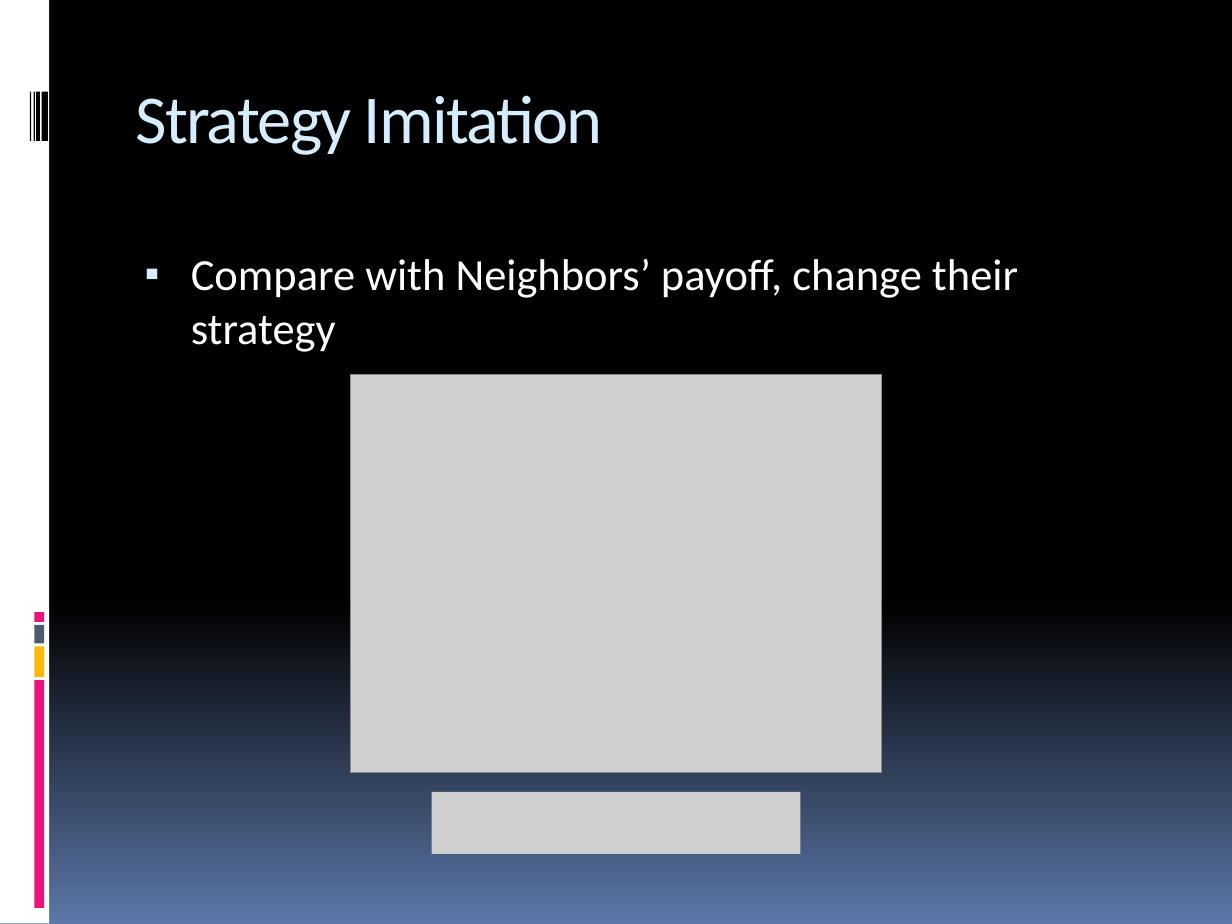
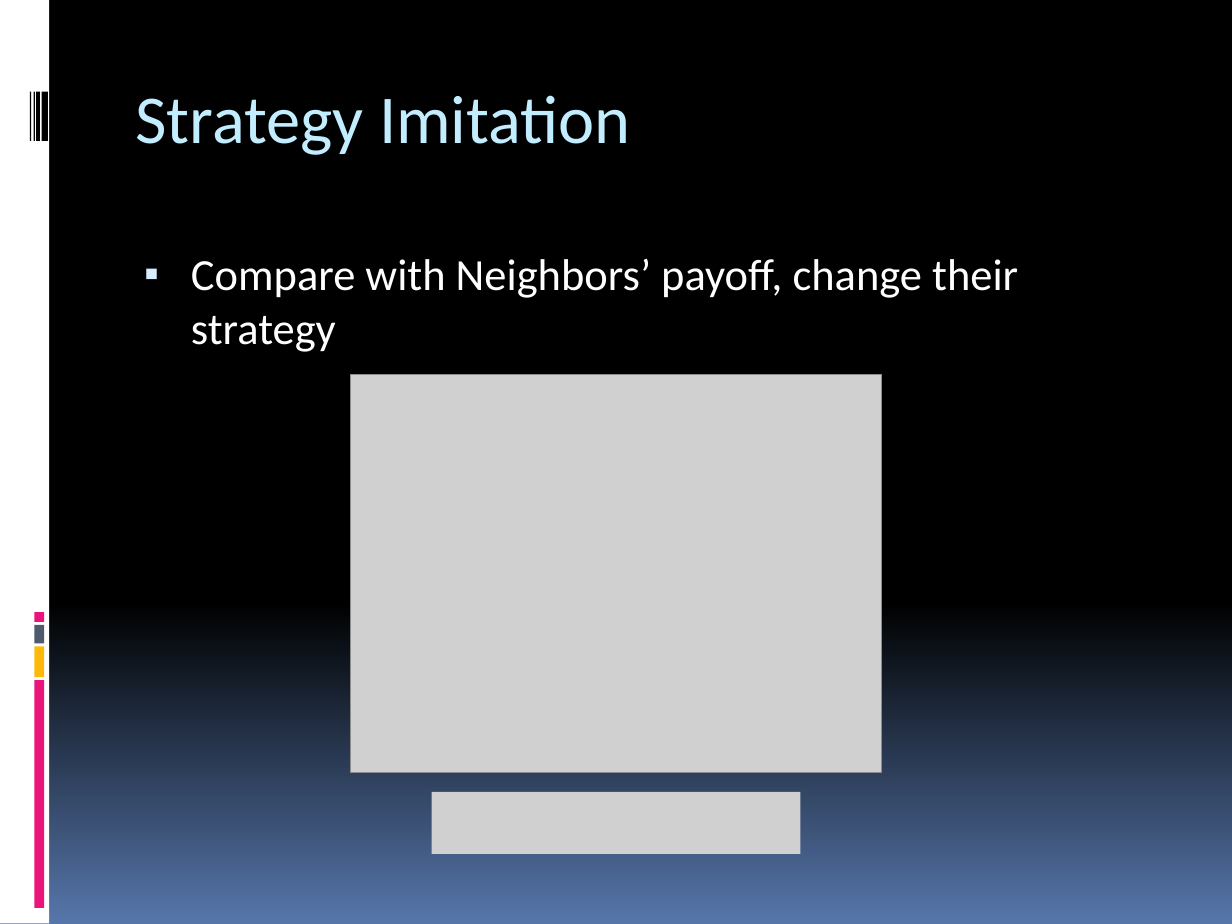
Before and after one commit to pec0ra/cooperation, a slide deck: slide 6 of presentation/presentation.pptx. Drawn at 1232x924 pixels with LibreOffice and Linux fonts; fonts in the diff are those of the drawing; grey boxes stand for pictures. Boxes give left, top, right and bottom in pixels: in the first picture for what was removed or moved away, otherwise in the second. Text is boxed around its words. In the diff, an @@ line names an element or a change of style, - is before the commit and + after.

```diff
--- a/presentation/presentation.pptx
+++ b/presentation/presentation.pptx
@@ background gradient #000000 to #5B77A8 to gradient #000000 to #5676AA @@
@@ title "Strategy Imitation" at (x1=136, y1=95, x2=631, y2=155): text colour #D6ECFF to #C1EDFF, letter spacing -1 to 0 pt @@
```
Also in this commit, not shown: 12 other slides changed, 5 slides added, 3 slides removed.
